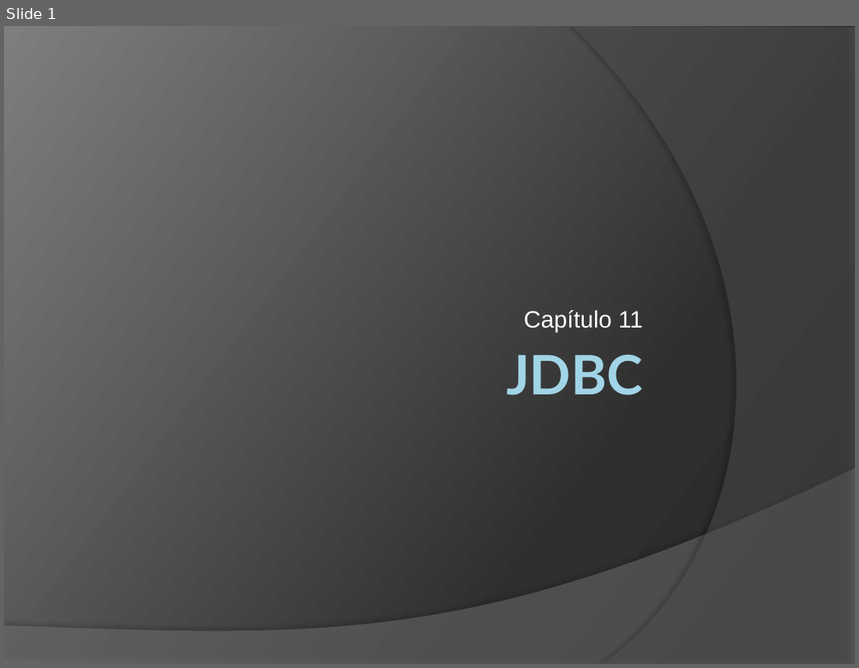
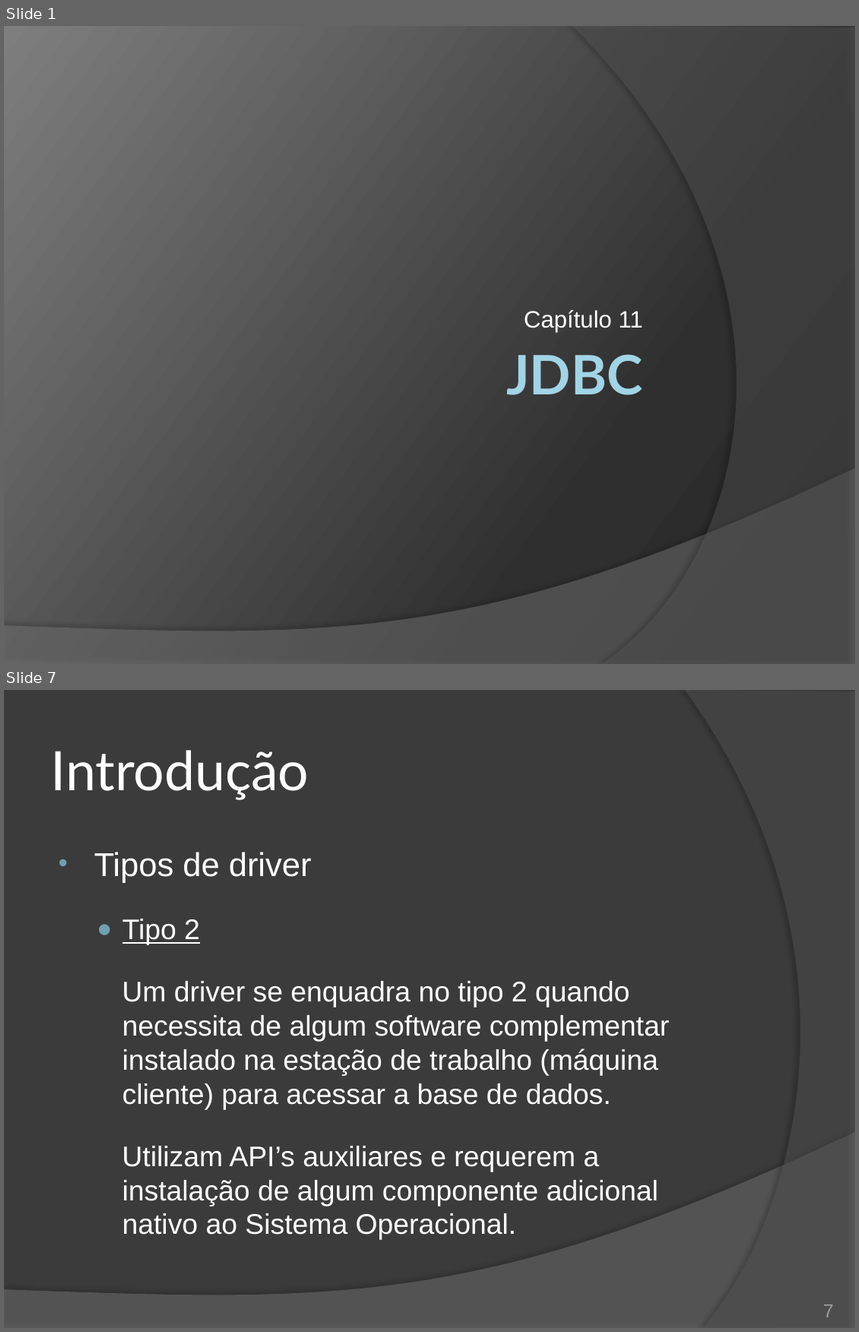
Before and after one commit to duchesqui/slzvieira-training, a slide deck: 2-Java-Programmer-Modulo-II/19.Capitulo11.pptx. Shown one above the other, each under a label of ours: slide 1 before the commit, slides 1 and 7 after it; the slides between them are not shown. The pictures are 859x668 and 859x1332 pixels, drawn with LibreOffice and Linux fonts; fonts in the diff are those of the drawing. Boxes give left, top, right and bottom in pixels: in the first picture for what was removed or moved away, otherwise in the second. Text is boxed around its words. In the diff, an @@ line names an element or a change of style, - is before the commit and + after.

Commit message:
Início da apresentação de JDBC. Inclusão dos drivers Oracle, My Sql e SQL Server.

```diff
--- a/2-Java-Programmer-Modulo-II/19.Capitulo11.pptx
+++ b/2-Java-Programmer-Modulo-II/19.Capitulo11.pptx
@@ slide 7 added at (4, 690, 855, 1328), background #3B3B3B; not listed: 1 template element that a slide beside it also shows @@
@@ freeform shape added at (685, 690, 855, 1328), fill #5E5E5E at 40% opacity @@
@@ title added at (51, 750, 310, 800), 46 pt, text #FFFFFF @@
+Introdução
@@ text added at (94, 852, 670, 1240), 24 pt, text #FFFFFF @@
+• Tipos de driver
+  ● Tipo 2
+  Um driver se enquadra no tipo 2 quando necessita de algum software complementar instalado na estação de trabalho (máquina cliente) para acessar a base de dados.
+  Utilizam API’s auxiliares e requerem a instalação de algum componente adicional nativo ao Sistema Operacional.
@@ page number added at (823, 1305, 834, 1318), 16 pt, text #9D9B9A @@
+7
```
Also in this commit, not shown: 18 other slides added, 8 slides removed, 7 other files.
